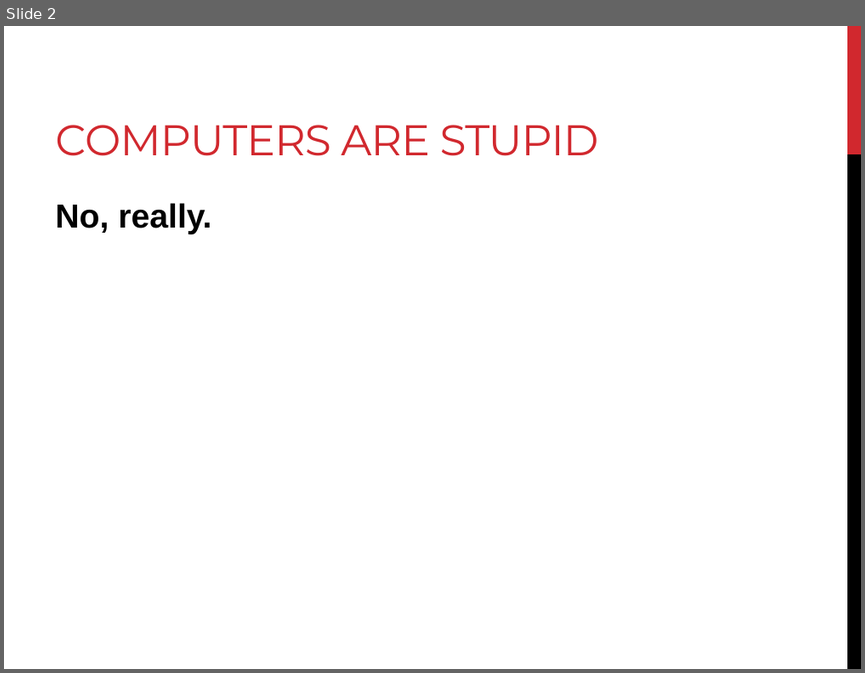
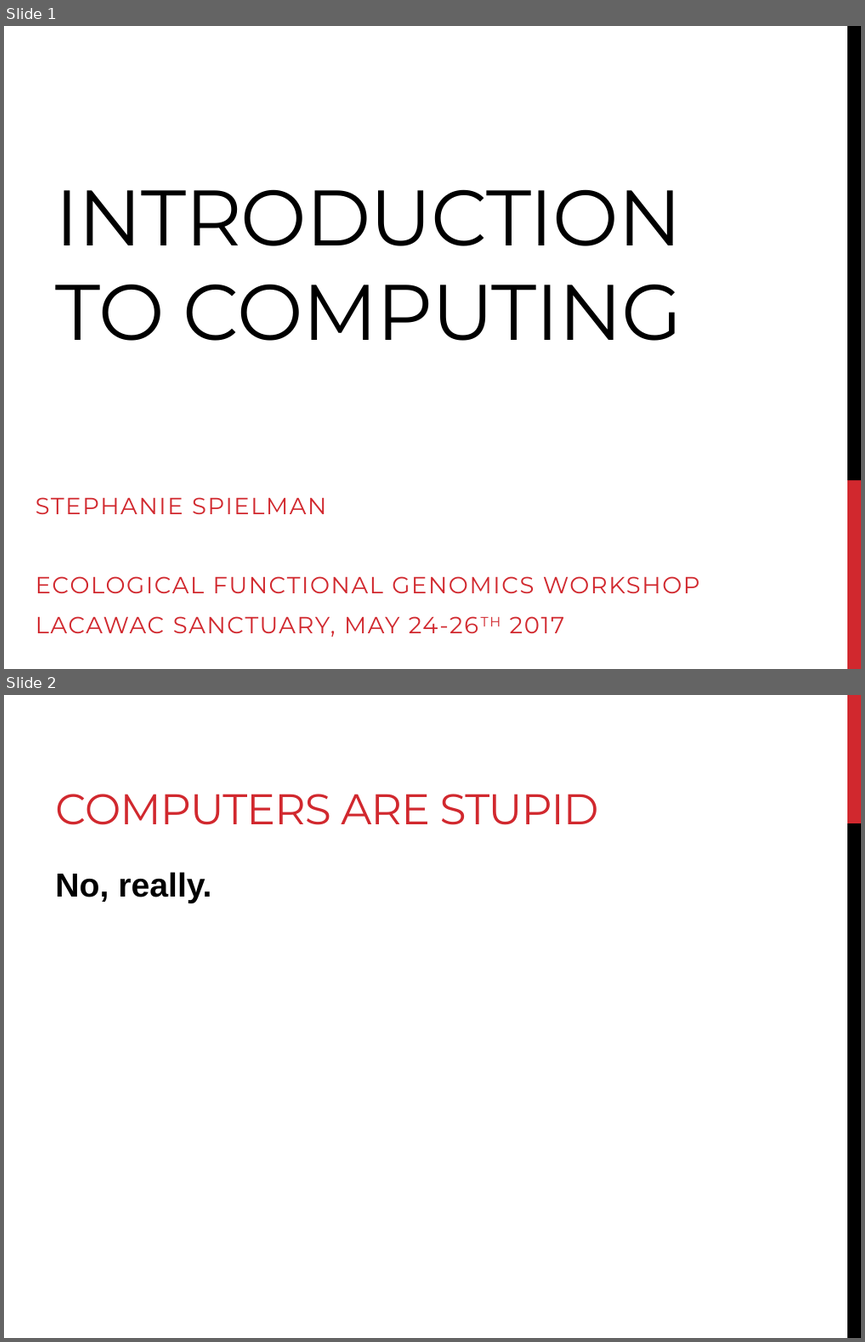
Before and after one commit to sjspielman/lacawac2017, a slide deck: day2/commandline.pptx. Shown one above the other, each under a label of ours: slide 2 before the commit, slides 1 and 2 after it. The pictures are 865x673 and 865x1342 pixels, drawn with LibreOffice and Linux fonts; fonts in the diff are those of the drawing. Boxes give left, top, right and bottom in pixels: in the first picture for what was removed or moved away, otherwise in the second. Text is boxed around its words. In the diff, an @@ line names an element or a change of style, - is before the commit and + after.

```diff
--- a/day2/commandline.pptx
+++ b/day2/commandline.pptx
@@ slide 1 added at (4,26,861,669), background #FFFFFF @@
@@ rectangle added at (847,26,861,480), fill #000000 @@
@@ title added at (55,189,682,340), 66 pt, text #000000 @@
+INTRODUCTION TO COMPUTING
@@ rectangle added at (847,480,861,669), fill #D1282E @@
@@ subtitle added at (35,497,700,636), 19.6 pt, text #D1282E @@
+STEPHANIE SPIELMAN
+ECOLOGICAL FUNCTIONAL GENOMICS WORKSHOP
+LACAWAC SANCTUARY, MAY 24-26TH 2017
```
Also in this commit, not shown: 27 other slides added, 3 slides removed, 11 other files.
